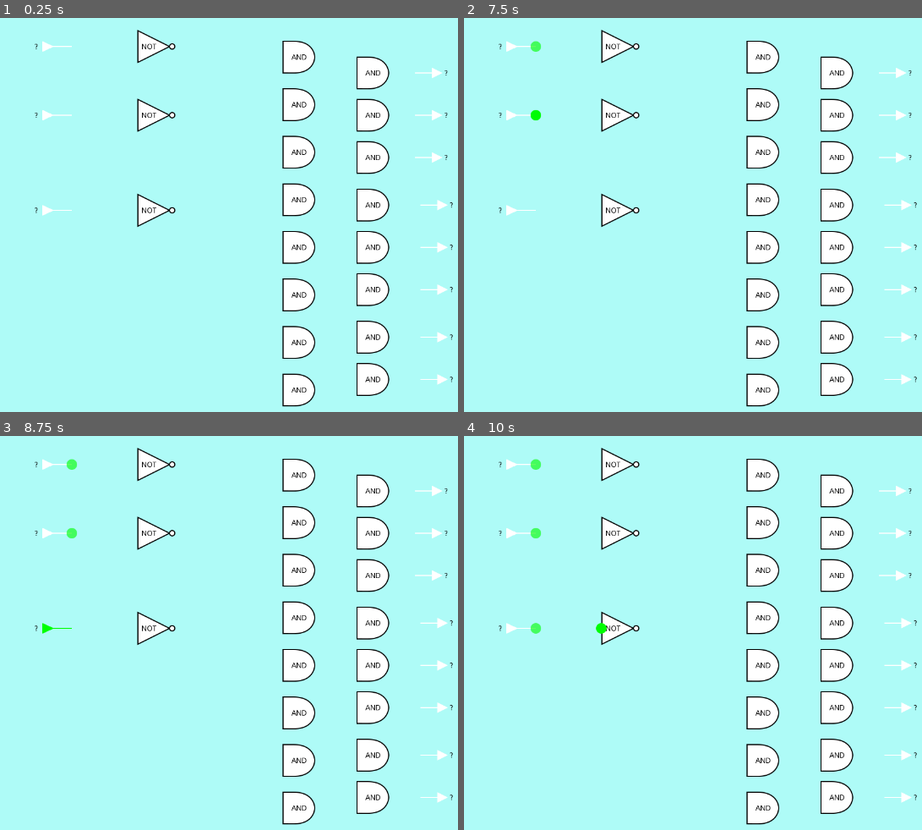
Above: before the commit, frames 1-4 (two rows, left to right).
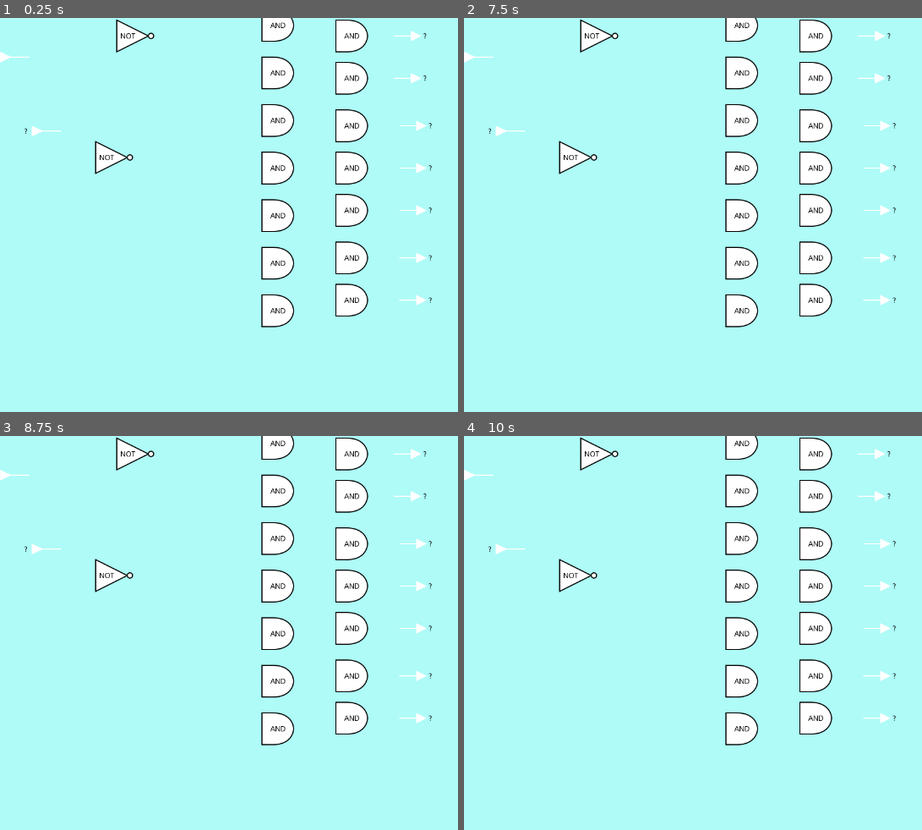
Above: after the commit, the same moments.

Repository: andrew-wilkes/digital-logic
Game: Godot game, scene res://parts/lib/c3.tscn
Two runs of this game, one before a commit and one after it. Both use one fixed random seed, a clock stepped at 60 frames per second and the inputs below. This scene is started directly instead of the project's main scene.
Inputs (mouse positions are in pixels of both pictures, inside the frame that each line leads up to):
- Up to frame 1 (0.25 s): no input
- Up to frame 2 (7.5 s): click "?" at 0.5 s; click "OK" at 1.25 s; click "?" at 2 s; click "OK" at 2.75 s; click "?" at 3.5 s; click "OK" at 4.25 s; tap Enter at 5, 6.5 s; move the mouse to (518, 45) at 5.02 s; click (518, 45) at 5.17 s; tap Space at 5.75, 7.25 s; move the mouse to (537, 45) at 5.77 s; click (537, 45) at 5.92 s; move the mouse to (518, 116) at 6.52 s; click (518, 116) at 6.67 s; move the mouse to (537, 116) at 7.27 s; click (537, 116) at 7.42 s
- Up to frame 3 (8.75 s): tap Enter at 8 s; move the mouse to (54, 629) at 8.02 s; click (54, 629) at 8.17 s
- Up to frame 4 (10 s): tap Space at 8.75 s; move the mouse to (537, 629) at 8.77 s; click (537, 629) at 8.92 s; move the mouse to (601, 629) at 9.52 s; click (601, 629) at 9.67 s

The runs differ from the first frame. In frame 1, 17% of the frame differs, in the area x 0-99%, y 0-99%; in frame 2, 17%; in frame 3, 17%; in frame 4, 17%.

Commit message:
Stagger vertical wire segments

Diff:
--- a/game/Circuit.gd
+++ b/game/Circuit.gd
@@ -60,10 +60,11 @@
 			w.add_point(Vector2((a.x + b.x) / 2, a.y))
 			w.add_point(Vector2((a.x + b.x) / 2, b.y))
 		else:
-			w.add_point(Vector2(a.x + g.GRID_SIZE, a.y))
-			w.add_point(Vector2(a.x + g.GRID_SIZE, (a.y + b.y) / 2))
-			w.add_point(Vector2(b.x - g.GRID_SIZE, (a.y + b.y) / 2))
-			w.add_point(Vector2(b.x - g.GRID_SIZE, b.y))
+			var dx = g.GRID_SIZE if a.y > b.y else 2 * g.GRID_SIZE
+			w.add_point(Vector2(a.x + dx, a.y))
+			w.add_point(Vector2(a.x + dx, (a.y + b.y) / 2))
+			w.add_point(Vector2(b.x - dx, (a.y + b.y) / 2))
+			w.add_point(Vector2(b.x - dx, b.y))
 		w.add_point(b)
 
 
--- a/game/parts/lib/c3.tscn
+++ b/game/parts/lib/c3.tscn
@@ -9,10 +9,10 @@
 [ext_resource path="res://parts/aAND.tscn" type="PackedScene" id=7]
 
 [node name="Parts" type="Node2D"]
-position = Vector2( 20, -20 )
+position = Vector2( -20, -170 )
 
 [node name="Input" type="Node2D" parent="." instance=ExtResource( 4 )]
-position = Vector2( 96, 74 )
+position = Vector2( 76, 114 )
 script = ExtResource( 2 )
 highlight_pin = true
 highlight_part = true
@@ -22,7 +22,7 @@
 is_ext_input = true
 
 [node name="Input52" type="Node2D" parent="." instance=ExtResource( 4 )]
-position = Vector2( 96, 204 )
+position = Vector2( 56, 244 )
 script = ExtResource( 2 )
 highlight_pin = true
 highlight_part = true
@@ -32,7 +32,7 @@
 is_ext_input = true
 
 [node name="Input57" type="Node2D" parent="." instance=ExtResource( 4 )]
-position = Vector2( 96, 384 )
+position = Vector2( 116, 384 )
 script = ExtResource( 2 )
 highlight_pin = true
 highlight_part = true
@@ -42,7 +42,7 @@
 is_ext_input = true
 
 [node name="NOT100" type="Node2D" parent="." instance=ExtResource( 5 )]
-position = Vector2( 276, 384 )
+position = Vector2( 236, 434 )
 z_index = 1
 script = ExtResource( 1 )
 highlight_pin = true
--- a/game/parts/lib/data.json
+++ b/game/parts/lib/data.json
@@ -1 +1 @@
-{"c3":{"offset":{"x":20,"y":-20},"parts":[{"id":0,"label":"A0","wires" …(1248 unchanged characters)…
+{"c3":{"offset":{"x":-20,"y":-170},"parts":[{"id":0,"label":"A0","wires" …(1248 unchanged characters)…
